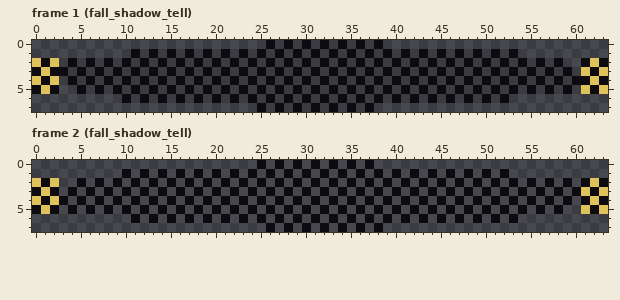
Two versions of one pixel-art file, assets/source/props/floor01/gw_tell_shadow.ase. Above is the file before it was changed.
64x8 pixels, 3 frames. Shown: frame 1 (fall_shadow_tell), frame 2 (fall_shadow_tell).
Once edited:
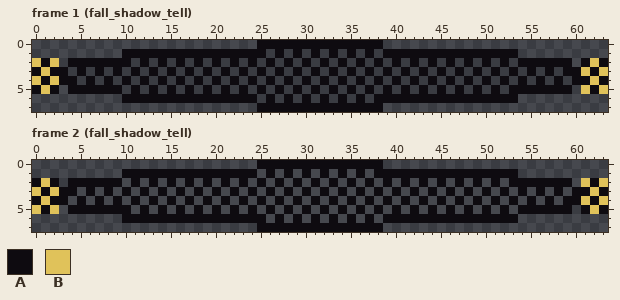
Palette (. is transparent): A #0e0b10  B #e0c25a
The exact change:
Frame 1 (fall_shadow_tell):
y 0: x 25 . -> A; x 27 . -> A; x 29 . -> A; x 31 . -> A; x 33 . -> A; x 35 . -> A; x 37 . -> A
y 1: x 10 . -> A; x 12 . -> A; x 14 . -> A; x 16 . -> A; x 18 . -> A; x 20 . -> A; x 22 . -> A; x 24 . -> A; x 40 . -> A; x 42 . -> A; x 44 . -> A; x 46 . -> A; x 48 . -> A; x 50 . -> A; x 52 . -> A
y 2: x 5 . -> A; x 7 . -> A; x 9 . -> A; x 55 . -> A; x 57 . -> A; x 59 . -> A
y 3: x 60 . -> A
y 4: x 3 . -> A
y 5: x 4 . -> A; x 6 . -> A; x 8 . -> A; x 54 . -> A; x 56 . -> A; x 58 . -> A
y 6: x 11 . -> A; x 13 . -> A; x 15 . -> A; x 17 . -> A; x 19 . -> A; x 21 . -> A; x 23 . -> A; x 39 . -> A; x 41 . -> A; x 43 . -> A; x 45 . -> A; x 47 . -> A; x 49 . -> A; x 51 . -> A; x 53 . -> A
y 7: x 26 . -> A; x 28 . -> A; x 30 . -> A; x 32 . -> A; x 34 . -> A; x 36 . -> A; x 38 . -> A
Frame 2 (fall_shadow_tell):
y 0: x 26 . -> A; x 28 . -> A; x 30 . -> A; x 32 . -> A; x 34 . -> A; x 36 . -> A; x 38 . -> A
y 1: x 11 . -> A; x 13 . -> A; x 15 . -> A; x 17 . -> A; x 19 . -> A; x 21 . -> A; x 23 . -> A; x 39 . -> A; x 41 . -> A; x 43 . -> A; x 45 . -> A; x 47 . -> A; x 49 . -> A; x 51 . -> A; x 53 . -> A
y 2: x 0..2 BAB -> ABA; x 4 . -> A; x 6 . -> A; x 8 . -> A; x 54 . -> A; x 56 . -> A; x 58 . -> A; x 61..63 ABA -> BAB
y 3: x 0..3 ABA. -> BABA; x 61..63 BAB -> ABA
y 4: x 0..2 BAB -> ABA; x 60..63 .ABA -> ABAB
y 5: x 0..2 ABA -> BAB; x 5 . -> A; x 7 . -> A; x 9 . -> A; x 55 . -> A; x 57 . -> A; x 59 . -> A; x 61..63 BAB -> ABA
y 6: x 10 . -> A; x 12 . -> A; x 14 . -> A; x 16 . -> A; x 18 . -> A; x 20 . -> A; x 22 . -> A; x 24 . -> A; x 40 . -> A; x 42 . -> A; x 44 . -> A; x 46 . -> A; x 48 . -> A; x 50 . -> A; x 52 . -> A
y 7: x 25 . -> A; x 27 . -> A; x 29 . -> A; x 31 . -> A; x 33 . -> A; x 35 . -> A; x 37 . -> A
